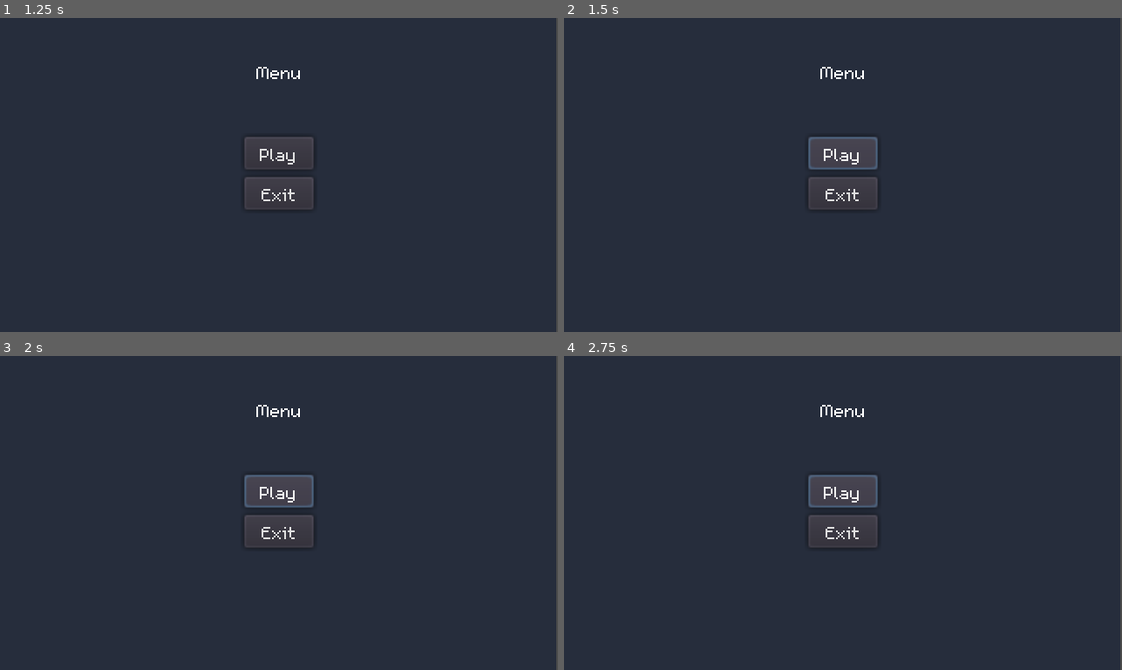
Above: before the commit, frames 1-4 (two rows, left to right).
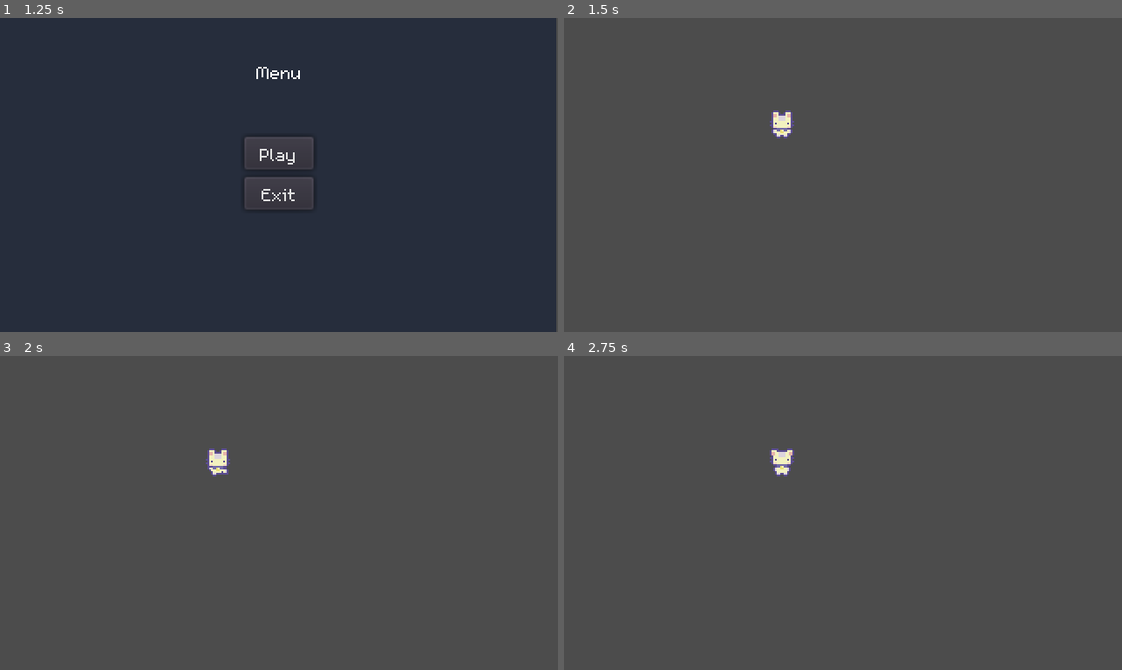
Above: after the commit, the same moments.

Repository: Okayu-Thonk/cut-of-the-tamb
Game: Godot game, scene res://scenes/splash_screen/splash.tscn
Same seed, same stepped clock (60 frames per second), same inputs: the game is played once before the commit and once after it. Sound files missing from this copy of the repository are replaced by a short silence.
Inputs (mouse positions are in pixels of both pictures, inside the frame that each line leads up to):
- Up to frame 1 (1.25 s): hold D (right) from 0.53 s (still down)
- Up to frame 2 (1.5 s): release D (right) at 1.25 s; click "Play" at 1.25 s
- Up to frame 3 (2 s): no input
- Up to frame 4 (2.75 s): click (843, 491) at 2 s, where only the run before the commit has a clickable "Play"

Frame 1 is identical in both runs. In frame 2, 97% of the frame differs, in the area x 0-100%, y 0-100%; in frame 3, 97%; in frame 4, 97%.
Error before the commit: Parse Error: Expected identifier as member (res://scenes/main_menu/main_menu.gd:15)

Commit message:
Update main_menu.gd

Diff:
--- a/scenes/main_menu/main_menu.gd
+++ b/scenes/main_menu/main_menu.gd
@@ -10,6 +10,3 @@
 
 func _on_PlayButton_pressed():
   get_tree().change_scene("res://levels/test_scene.tscn")
-
-func _on_OpenButton_pressed():
- get_tree().
